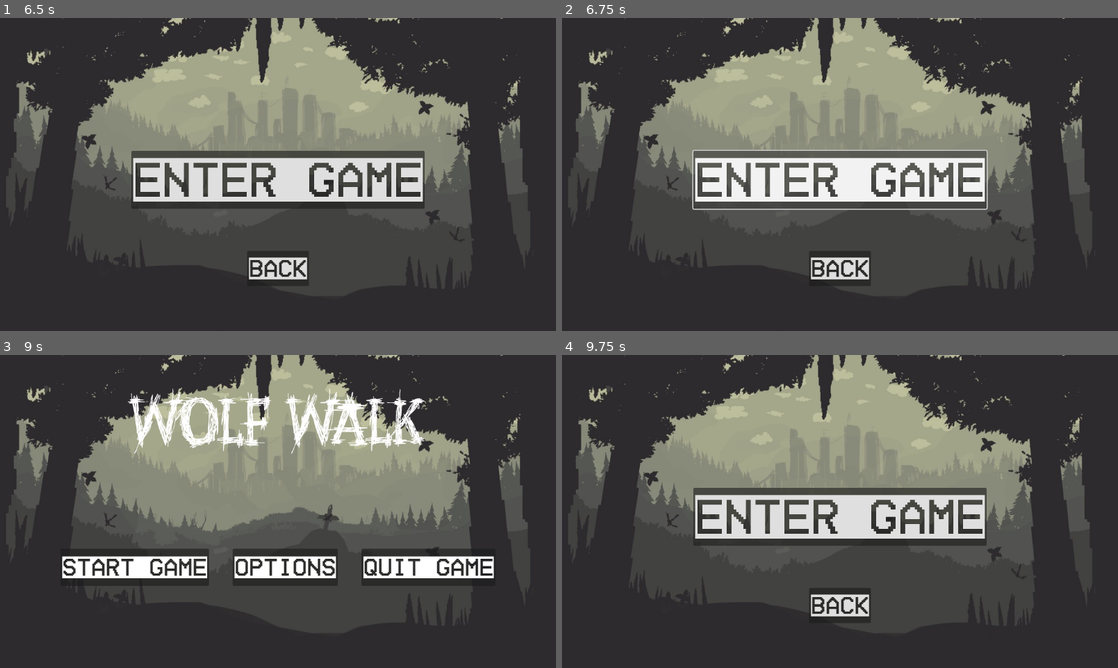
Above: before the commit, frames 1-4 (two rows, left to right).
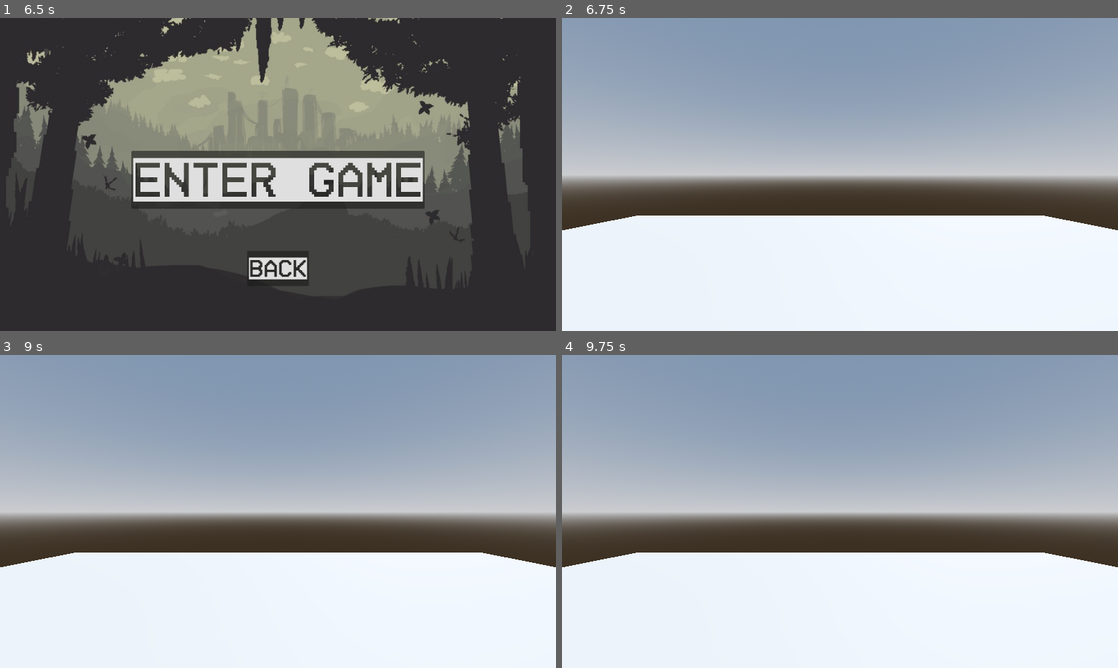
Above: after the commit, the same moments.

Repository: Webby1015/wolf-walk-3d
Game: Godot game, scene res://Scenes/main.tscn
Two runs of this game, one before a commit and one after it. Both use one fixed random seed, a clock stepped at 60 frames per second and the inputs below.
Inputs (mouse positions are in pixels of both pictures, inside the frame that each line leads up to):
- Up to frame 1 (6.5 s): tap Enter at 0.5, 3.5 s; move the mouse to (400, 158) at 0.52 s; move the mouse to (166, 190) at 1.27 s; move the mouse to (333, 105) at 2.02 s; tap Space at 2.75 s; move the mouse to (250, 237) at 2.77 s; move the mouse to (444, 221) at 3.52 s; move the mouse to (111, 127) at 4.27 s; move the mouse to (305, 174) at 5.02 s; click "Start Game" at 5.75 s
- Up to frame 2 (6.75 s): click "Enter Game" at 6.5 s
- Up to frame 3 (9 s): click (278, 517) at 7.25 s, where only the run before the commit has a clickable "Enter Game"; click (278, 517) at 8 s, where only the run before the commit has a clickable "Enter Game"; click (278, 605) at 8.75 s, where only the run before the commit has a clickable "back"
- Up to frame 4 (9.75 s): click (695, 567) at 9.5 s, where only the run before the commit has a clickable "Start Game"

Frame 1 is identical in both runs. In frame 2, 96% of the frame differs, in the area x 0-100%, y 0-100%; in frame 3, 92%; in frame 4, 95%.

Commit message:
init 3d level

Diff:
--- a/Scenes/LevelSelection.tscn
+++ b/Scenes/LevelSelection.tscn
@@ -62,3 +62,5 @@
 
 [connection signal="mouse_entered" from="back" to="." method="_on_back_mouse_entered"]
 [connection signal="pressed" from="back" to="." method="_on_back_pressed"]
+[connection signal="focus_entered" from="Enter Game" to="." method="_on_enter_game_focus_entered"]
+[connection signal="pressed" from="Enter Game" to="." method="_on_enter_game_pressed"]
--- a/Scenes/level.tscn
+++ b/Scenes/level.tscn
@@ -1,3 +1,32 @@
-[gd_scene format=3 uid="uid://c5nsrybkg1afh"]
+[gd_scene load_steps=5 format=3 uid="uid://c5nsrybkg1afh"]
+
+[sub_resource type="ProceduralSkyMaterial" id="ProceduralSkyMaterial_51e2h"]
+sky_horizon_color = Color(0.662243, 0.671743, 0.686743, 1)
+ground_horizon_color = Color(0.662243, 0.671743, 0.686743, 1)
+
+[sub_resource type="Sky" id="Sky_tumq0"]
+sky_material = SubResource("ProceduralSkyMaterial_51e2h")
+
+[sub_resource type="Environment" id="Environment_k5f4k"]
+background_mode = 2
+sky = SubResource("Sky_tumq0")
+tonemap_mode = 2
+glow_enabled = true
+
+[sub_resource type="PlaneMesh" id="PlaneMesh_51e2h"]
+size = Vector2(10, 10)
 
 [node name="Level" type="Node3D"]
+
+[node name="WorldEnvironment" type="WorldEnvironment" parent="."]
+environment = SubResource("Environment_k5f4k")
+
+[node name="DirectionalLight3D" type="DirectionalLight3D" parent="."]
+transform = Transform3D(-0.866023, -0.433016, 0.250001, 0, 0.499998, 0.866027, -0.500003, 0.749999, -0.43301, 0, 0, 0)
+shadow_enabled = true
+
+[node name="Camera3D" type="Camera3D" parent="."]
+transform = Transform3D(1, 0, 0, 0, 1, 0, 0, 0, 1, 0, 1, 0)
+
+[node name="MeshInstance3D" type="MeshInstance3D" parent="."]
+mesh = SubResource("PlaneMesh_51e2h")
--- a/Scripts/Game Manager/navigation.gd
+++ b/Scripts/Game Manager/navigation.gd
@@ -6,6 +6,9 @@
 func to_levelSelection()->void:
 	get_tree().change_scene_to_file("res://Scenes/LevelSelection.tscn")
 
+func to_3dLevel()->void:
+	get_tree().change_scene_to_file("res://Scenes/level.tscn")
+
 func to_options()->void:
 	get_tree().change_scene_to_file("res://Scenes/Options.tscn")
 
--- a/Scripts/Game Manager/splash_screen.gd
+++ b/Scripts/Game Manager/splash_screen.gd
@@ -30,5 +30,5 @@
 	tween.tween_interval(out_time)
 
 	await tween.finished
-
+	queue_free()
 	#get_tree().change_scene_to_packed(load_scene)
--- a/Scripts/level_selection.gd
+++ b/Scripts/level_selection.gd
@@ -6,3 +6,9 @@
 
 func _on_back_mouse_entered() -> void:
 	GameManager.sounds.hoverSound()
+
+func _on_enter_game_pressed() -> void:
+	GameManager.navigation.to_3dLevel()
+
+func _on_enter_game_focus_entered() -> void:
+	GameManager.sounds.hoverSound()
